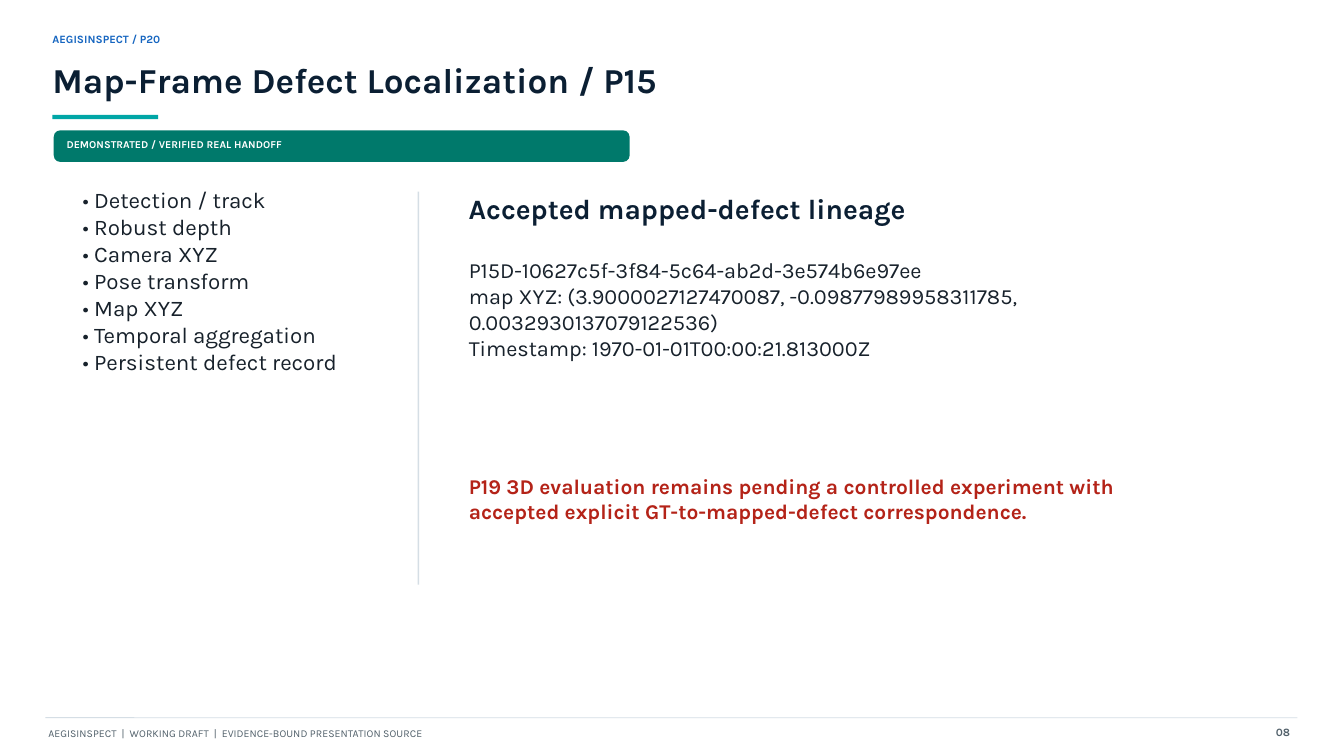
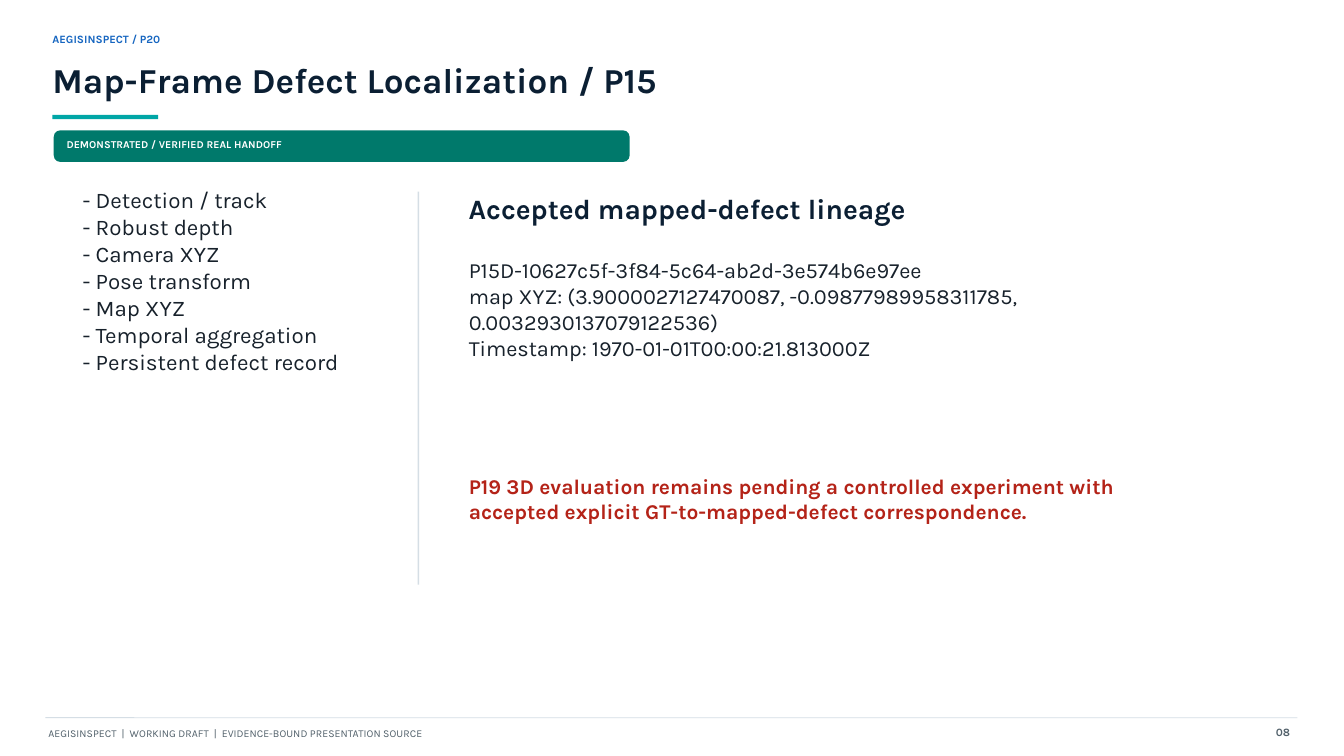
Before and after one commit to AritraAcherjee/autonomous-drone-infrastructure-inspection, a slide deck: slide 8 of outputs/presentation/AegisInspect_P20_working_draft.pptx. Drawn at 1344x756 pixels with LibreOffice and Linux fonts; fonts in the diff are those of the drawing. Boxes give left, top, right and bottom in pixels: in the first picture for what was removed or moved away, otherwise in the second. Text is boxed around its words. In the diff, an @@ line names an element or a change of style, - is before the commit and + after.

```diff
--- a/outputs/presentation/AegisInspect_P20_working_draft.pptx
+++ b/outputs/presentation/AegisInspect_P20_working_draft.pptx
@@ text at <box>96,192,339,371</box>: text changed @@
-• Detection / track
-• Robust depth
-• Camera XYZ
-• Pose transform
-• Map XYZ
-• Temporal aggregation
-• Persistent defect record
+- Detection / track
+- Robust depth
+- Camera XYZ
+- Pose transform
+- Map XYZ
+- Temporal aggregation
+- Persistent defect record
```
Also in this commit, not shown: 11 other slides changed, 2 slides added, 2 slides removed, 21 other files.
